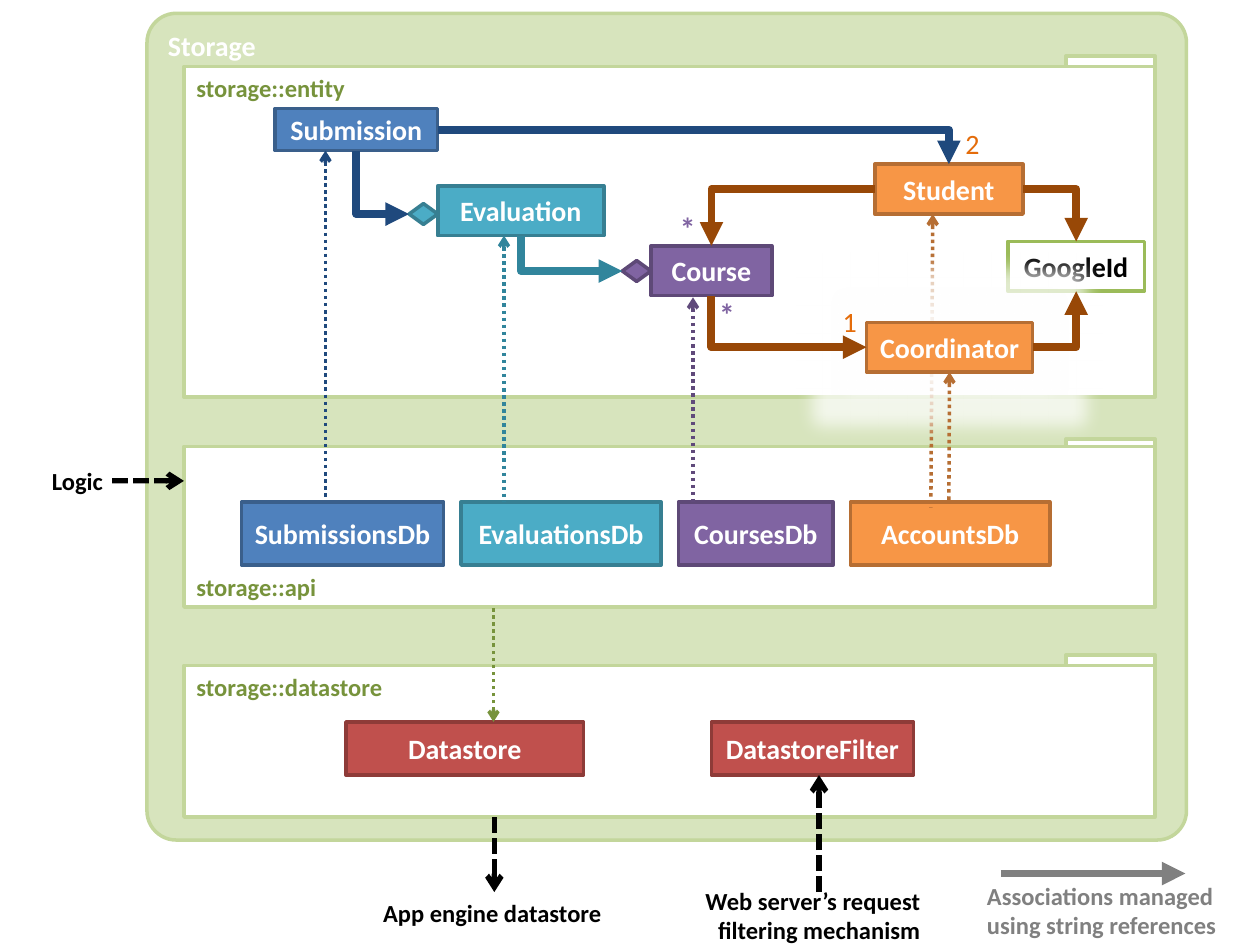
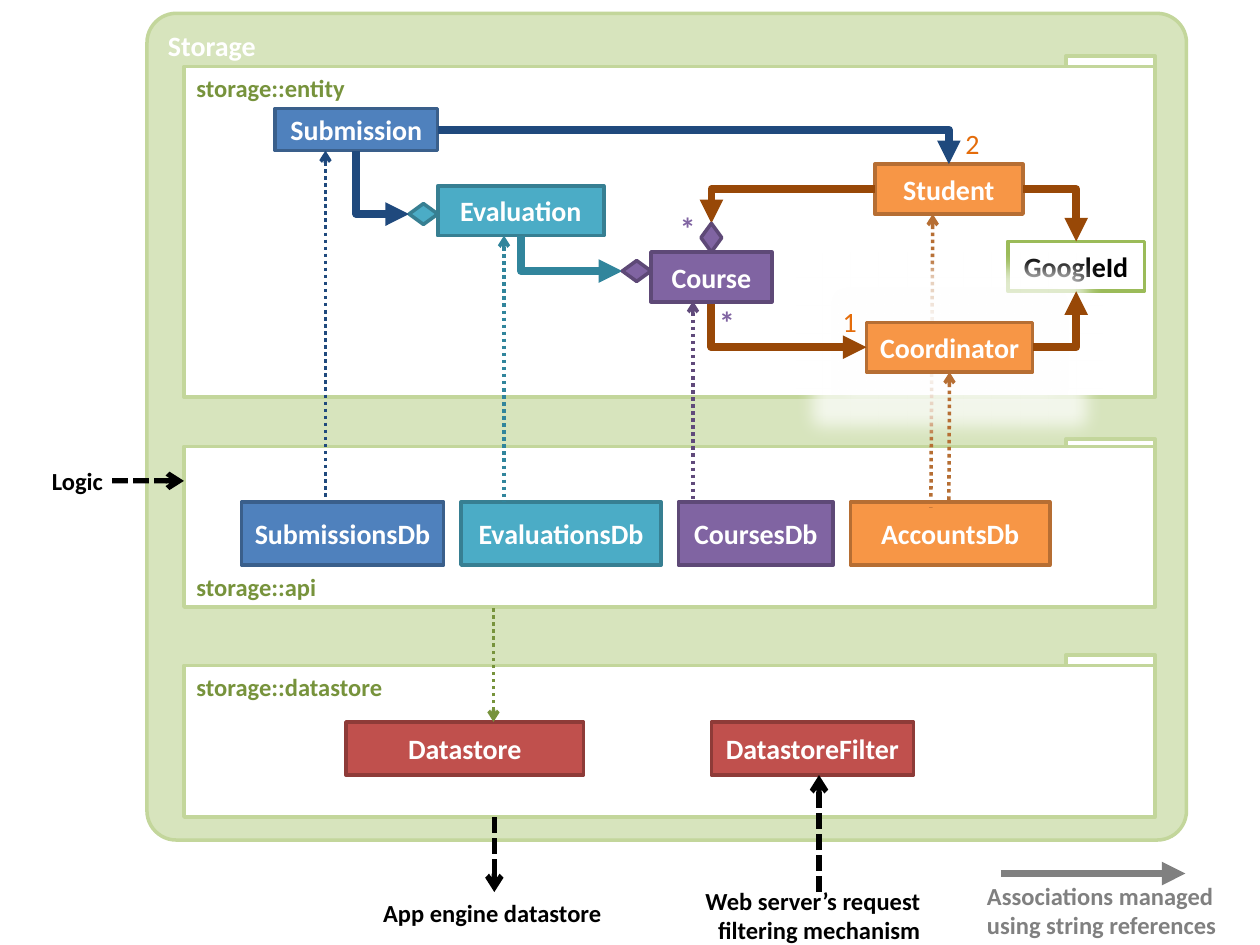
Before and after one commit to TEAMMATES/teammates, a slide deck: slide 1 of doc/diagrams/StorageComponent.pptx. Drawn at 1260x945 pixels with LibreOffice and Linux fonts; fonts in the diff are those of the drawing. Boxes give left, top, right and bottom in pixels: in the first picture for what was removed or moved away, otherwise in the second. Text is boxed around its words. In the diff, an @@ line names an element or a change of style, - is before the commit and + after.

```diff
--- a/doc/diagrams/StorageComponent.pptx
+++ b/doc/diagrams/StorageComponent.pptx
@@ elbow arrow moved from (712, 246) - (874, 189) to (712, 223) - (874, 189) @@
@@ diamond added at bbox=[701, 223, 722, 252], fill #8064A2, outline #5F4A78 2 pt @@
@@ rectangle "Course": place and size @@
-rectangle "Course" at bbox=[651, 246, 772, 296]
+rectangle "Course" at bbox=[651, 252, 772, 302]
@@ arrow moved from (693, 297) - (693, 503) to (693, 301) - (693, 507) @@
@@ elbow arrow moved from (867, 348) - (712, 296) to (867, 348) - (712, 302) @@
@@ text "*": place and size @@
-text "*" at bbox=[719, 300, 743, 328]
+text "*" at bbox=[719, 309, 743, 336]
```
Also in this commit, not shown: 1 other file.
